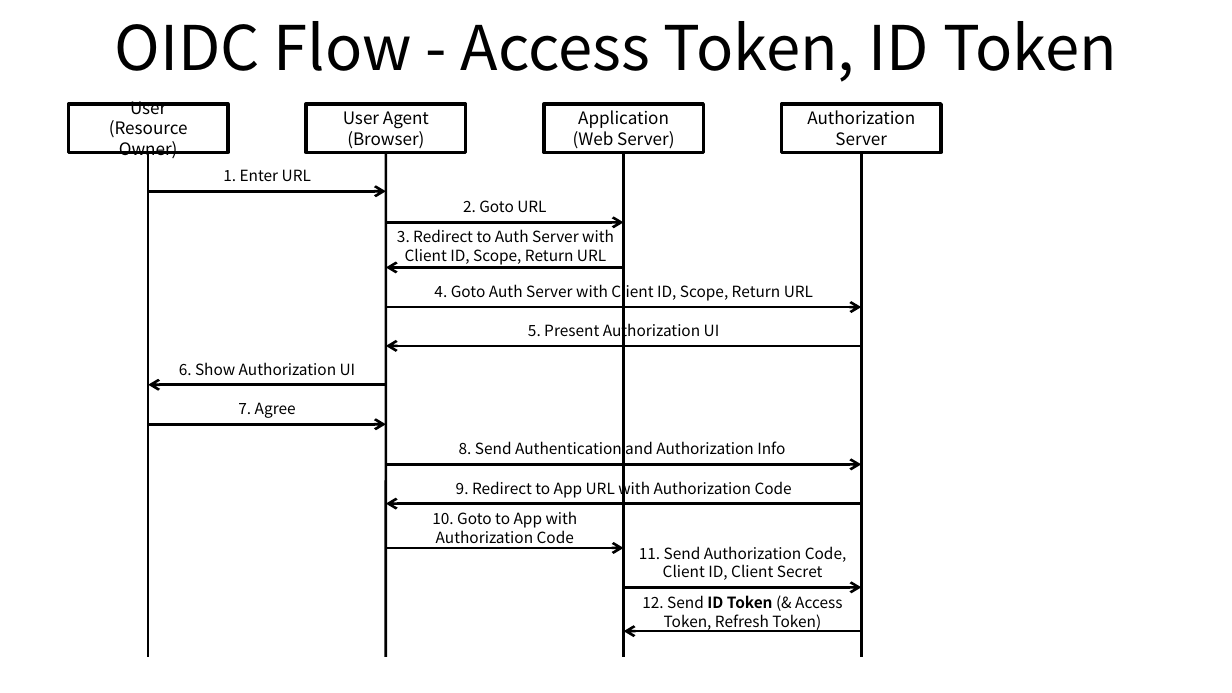
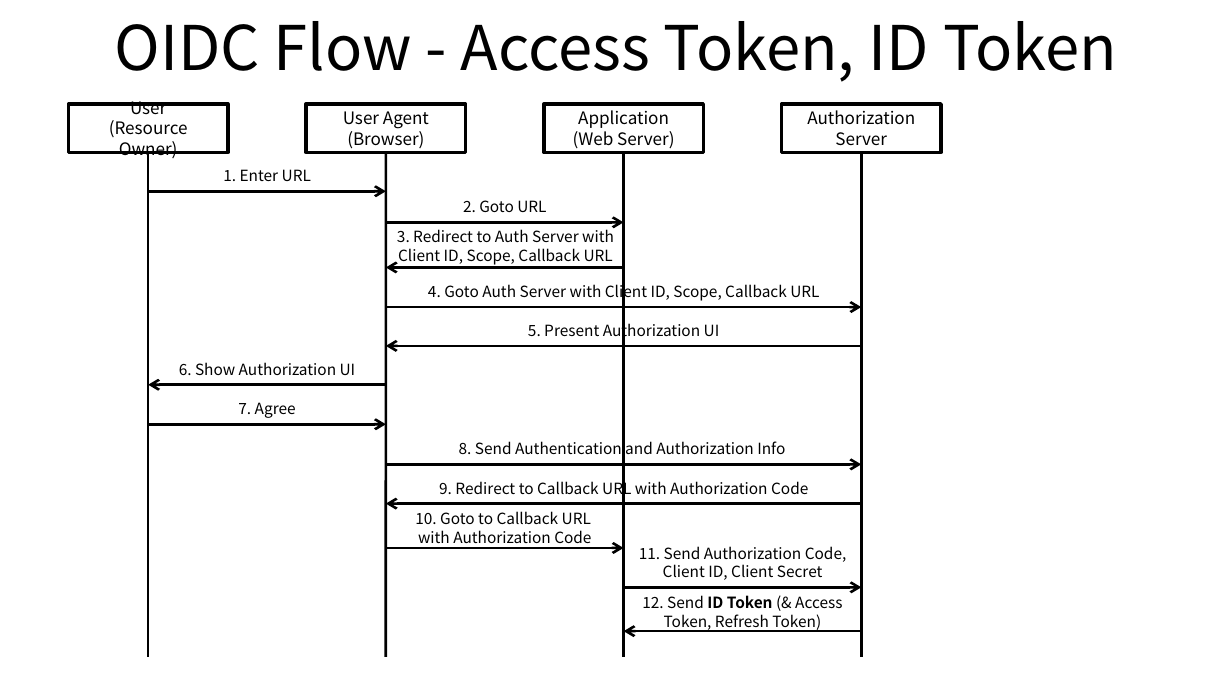
Before and after one commit to ssup2/blog-old, a slide deck: slide 2 of images/theory_analysis/OIDC/OIDC.pptx. Drawn at 1232x693 pixels with LibreOffice and Linux fonts; fonts in the diff are those of the drawing. Boxes give left, top, right and bottom in pixels: in the first picture for what was removed or moved away, otherwise in the second. Text is boxed around its words. In the diff, an @@ line names an element or a change of style, - is before the commit and + after.

```diff
--- a/images/theory_analysis/OIDC/OIDC.pptx
+++ b/images/theory_analysis/OIDC/OIDC.pptx
@@ text at (397, 227, 614, 265): text changed @@
-3. Redirect to Auth Server with Client ID, Scope, Return URL
+3. Redirect to Auth Server with Client ID, Scope, Callback URL
@@ text at (428, 282, 819, 302): text changed @@
-4. Goto Auth Server with Client ID, Scope, Return URL
+4. Goto Auth Server with Client ID, Scope, Callback URL
@@ text at (439, 478, 808, 498): text changed @@
-9. Redirect to App URL with Authorization Code
+9. Redirect to Callback URL with Authorization Code
@@ text at (415, 511, 591, 543): text changed @@
-10. Goto to App with Authorization Code
+10. Goto to Callback URL
+with Authorization Code
```
Also in this commit, not shown: 6 other files.
